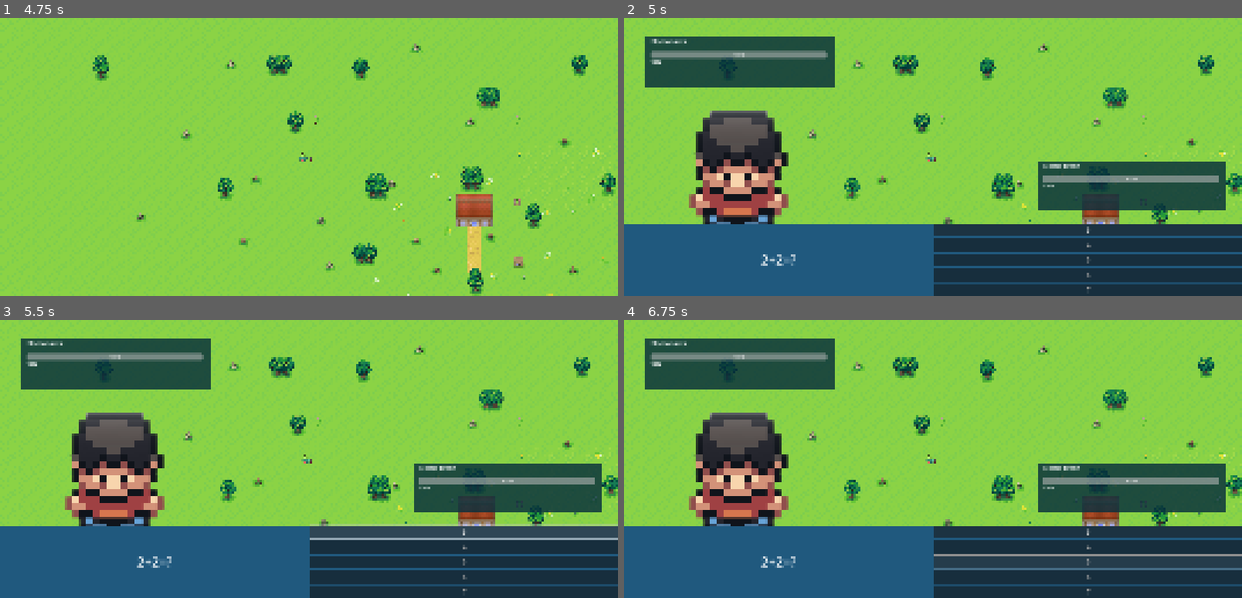
Above: before the commit, frames 1-4 (two rows, left to right).
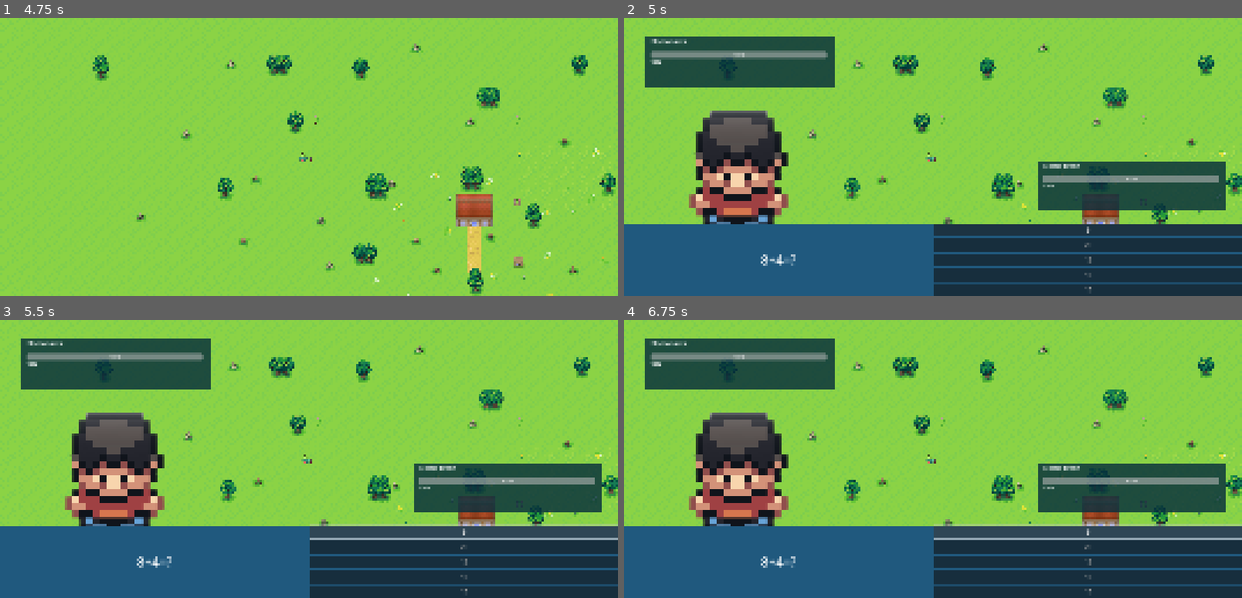
Above: after the commit, the same moments.

Repository: Evertonalencard/poke-mat-01
Game: Godot game, scene res://tela_inicial.tscn
Two runs of this game, one before a commit and one after it. Both use one fixed random seed, a clock stepped at 60 frames per second and the inputs below.
Inputs:
- Up to frame 1 (4.75 s): click "JOGAR" at 0.5 s; tap Enter (ui_accept) at 1.25, 1.52, 2.27, 3.77, 4.52 s; hold Right (ui_right) 1.28-2.78 s; tap Keypad Enter every 0.75 s from 1.35 to 4.35 s; hold Left (ui_left) from 2.78 s (still down)
- Up to frame 2 (5 s): keep holding Left (ui_left)
- Up to frame 3 (5.5 s): release Left (ui_left) at 5 s; click "3" (after the commit: "5") at 5 s
- Up to frame 4 (6.75 s): click "4" (after the commit: "20") at 5.75 s; click "5" at 6.5 s

Frame 1 is identical in both runs. In frame 2, 0.1% of the frame differs, in the area x 22-76%, y 75-98%; in frame 3, 0.1%; in frame 4, 1.8%, in the area x 22-100%, y 73-98%.

Commit message:
0.5.1

Diff:
--- a/cenas/hud_batalha.gd
+++ b/cenas/hud_batalha.gd
@@ -6,10 +6,6 @@
 @onready var box_dialogo = $fundoResposta/boxDialogo
 
 func _ready():
-	print("Tentando achar barras...")
-	print("Player bar: ", get_node_or_null("../../battleBoxPlayer/StatusPlayer/VBoxContainer/ProgressBar"))
-	print("Enemy bar: ", get_node_or_null("../../battleBoxInimogo/StatusPlayer/VBoxContainer/ProgressBar"))
-	get_tree().get_root().print_tree_pretty()
 	process_mode = Node.PROCESS_MODE_ALWAYS
 	visible = false
 
--- a/cenas/inimogo_1.tscn
+++ b/cenas/inimogo_1.tscn
@@ -6,8 +6,20 @@
 [sub_resource type="RectangleShape2D" id="RectangleShape2D_nu7h1"]
 size = Vector2(34, 38)
 
-[node name="Area2D" type="Area2D" groups=["inimigos"]]
+[node name="inimigo1" type="Area2D" groups=["inimigos"]]
 script = ExtResource("1_hwqwn")
+perguntas = [{
+"alts": ["5", "20", "12", "15", "13"],
+"correta": 1,
+"eq": "8+4=?"
+}, {
+"alts": ["15", "20", "30", "50", "40"],
+"correta": 2,
+"eq": "10+20=?"
+}, {
+"alts": ["40", "47", "46", "44", "45"],
+"eq": "23+23=?"
+}, null, null, null, null, null, null, null]
 
 [node name="Sprite2D" type="Sprite2D" parent="."]
 position = Vector2(-2, -1)
--- a/inimigo1.gd
+++ b/inimigo1.gd
@@ -1,16 +1,14 @@
 extends Area2D
 
-@export var unique_name: String = "inimigo01"
+@export var unique_name: String = "inimigo1"
+
+# Array genérico (não tipado) - aceita Dictionaries
+@export var perguntas: Array = []
+
+# Ou, alternativa com valores padrão:
 @export var equacao: String = ""
 @export var alternativas: Array[String] = []
 @export var correta: int = 0
-@export var perguntas: Array = [
-	{"eq": "2+2=?", "alts": ["3","4","5","6","7"], "correta": 1},
-	{"eq": "3+5=?", "alts": ["7","8","9","10","6"], "correta": 1},
-	{"eq": "7-2=?", "alts": ["4","5","6","3","2"], "correta": 1},
-	{"eq": "6/2=?", "alts": ["2","3","4","5","6"], "correta": 1},
-	{"eq": "10-8=?", "alts": ["1","2","3","4","5"], "correta": 1}
-	] # opcional: para batalhas com várias perguntas
 
 var batalha_iniciada = false
 
--- /dev/null
+++ b/inimigo_1.tscn
@@ -0,0 +1,31 @@
+[gd_scene load_steps=4 format=3 uid="uid://d1m866j0t4w1s"]
+
+[ext_resource type="Script" uid="uid://uk4j1e5f1pol" path="res://inimigo1.gd" id="1_miy63"]
+[ext_resource type="Texture2D" uid="uid://cw4eqrxehwcxg" path="res://assets/bulbasaur-2.png" id="2_fwwet"]
+
+[sub_resource type="RectangleShape2D" id="RectangleShape2D_nu7h1"]
+size = Vector2(34, 38)
+
+[node name="inimigo1" type="Area2D" groups=["inimigos"]]
+script = ExtResource("1_miy63")
+perguntas = [{
+"alts": ["5", "20", "12", "15", "13"],
+"correta": 2,
+"eq": "8+4=?"
+}, {
+"alts": ["15", "20", "30", "50", "40"],
+"correta": 2,
+"eq": "10+20=?"
+}, {
+"alts": ["40", "47", "46", "44", "45"],
+"correta": 2,
+"eq": "23+23=?"
+}, null, null, null, null, null, null, null]
+
+[node name="Sprite2D" type="Sprite2D" parent="."]
+position = Vector2(-2, -1)
+texture = ExtResource("2_fwwet")
+
+[node name="CollisionShape2D" type="CollisionShape2D" parent="."]
+position = Vector2(-2, 0)
+shape = SubResource("RectangleShape2D_nu7h1")
